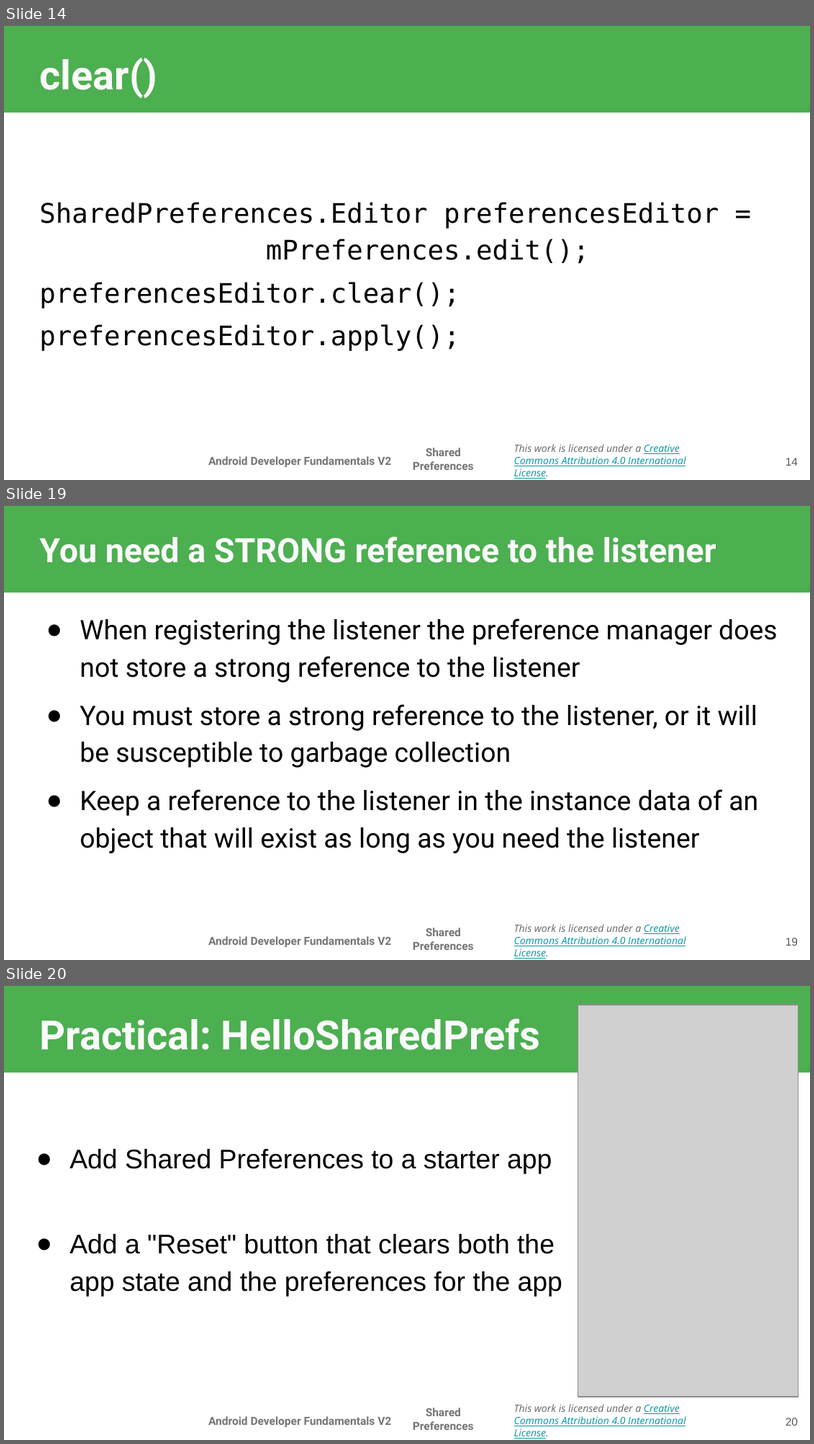
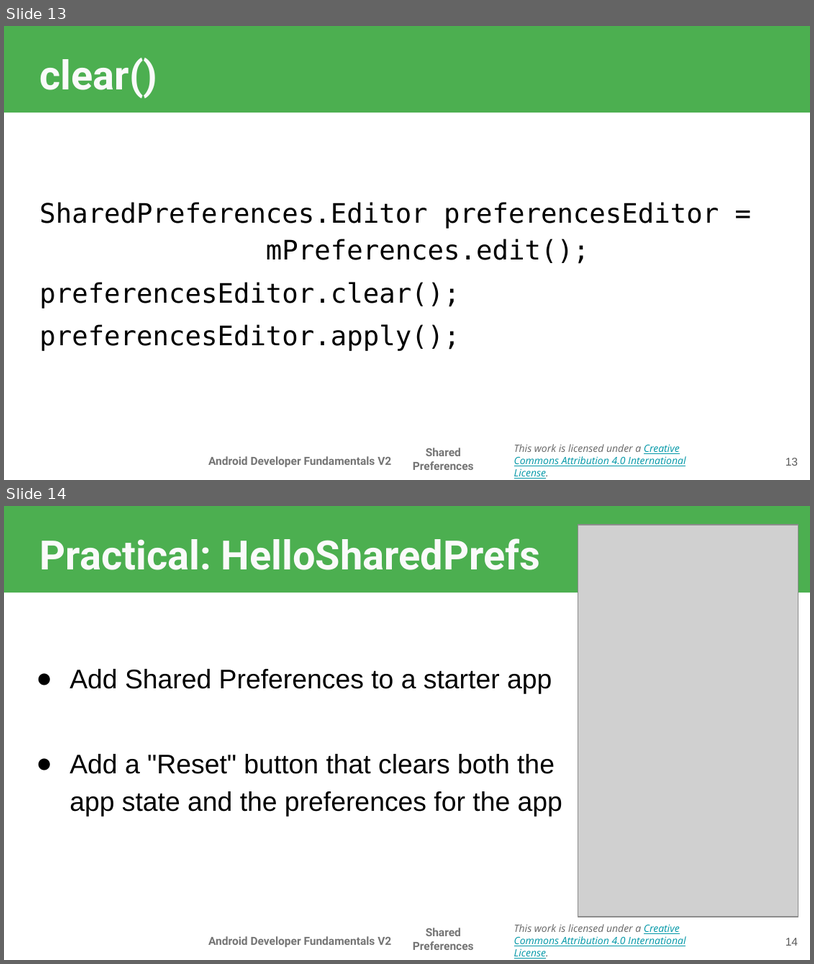
Before and after one commit to walkman617/IMD, a slide deck: Presentation/Android Developer Fundamentals/Unit4/09.1 Shared Preferences.pptx. Shown one above the other, each under a label of ours: slides 14, 19 and 20 before the commit, slides 13 and 14 after it; the slides between them are not shown. The pictures are 814x1444 and 814x964 pixels, drawn with LibreOffice and Linux fonts; fonts in the diff are those of the drawing; grey boxes stand for pictures; background and template pictures are left out. Boxes give left, top, right and bottom in pixels: in the first picture for what was removed or moved away, otherwise in the second. Text is boxed around its words. In the diff, an @@ line names an element or a change of style, - is before the commit and + after.

```diff
--- a/Presentation/Android Developer Fundamentals/Unit4/09.1 Shared Preferences.pptx
+++ b/Presentation/Android Developer Fundamentals/Unit4/09.1 Shared Preferences.pptx
@@ slide 19 removed at (4, 506, 810, 960), background picture (left out); not listed: 4 template elements that a slide beside it also shows @@
@@ title removed at (39, 536, 717, 563) @@
-You need a STRONG reference to the listener
@@ text removed at (80, 618, 777, 853) @@
-● When registering the listener the preference manager does not store a strong reference to the listener
-● You must store a strong reference to the listener, or it will be susceptible to garbage collection
-● Keep a reference to the listener in the instance data of an object that will exist as long as you need the listener
@@ page number removed at (786, 937, 798, 945) @@
-19
@@ what was slide 14 is now slide 13 @@
@@ page number at (786, 457, 798, 465): text changed @@
-14
+13
@@ what was slide 20 is now slide 14 @@
@@ page number at (786, 937, 798, 945): text changed @@
-20
+14
```
Also in this commit, not shown: 1 slide changed, 5 other slides removed, 1 other file.
